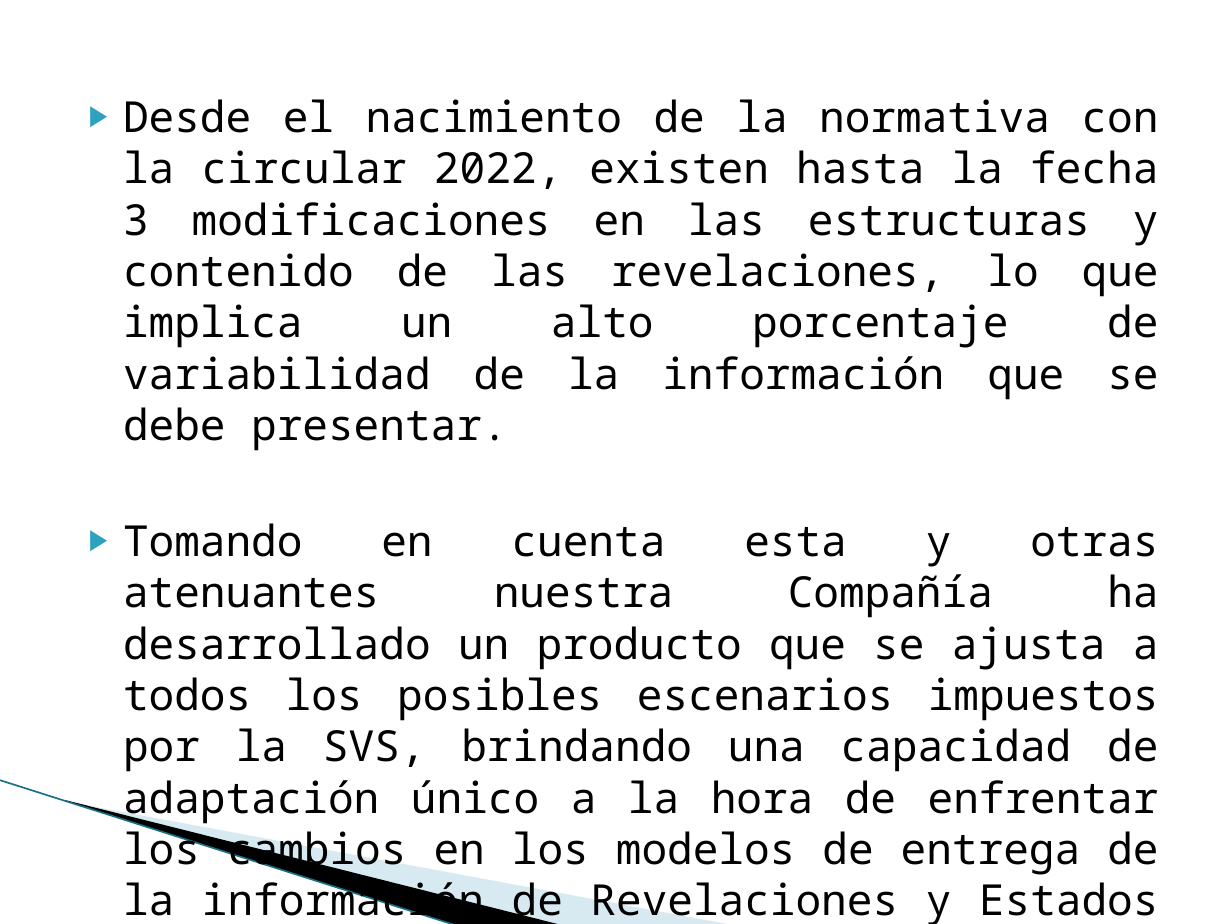
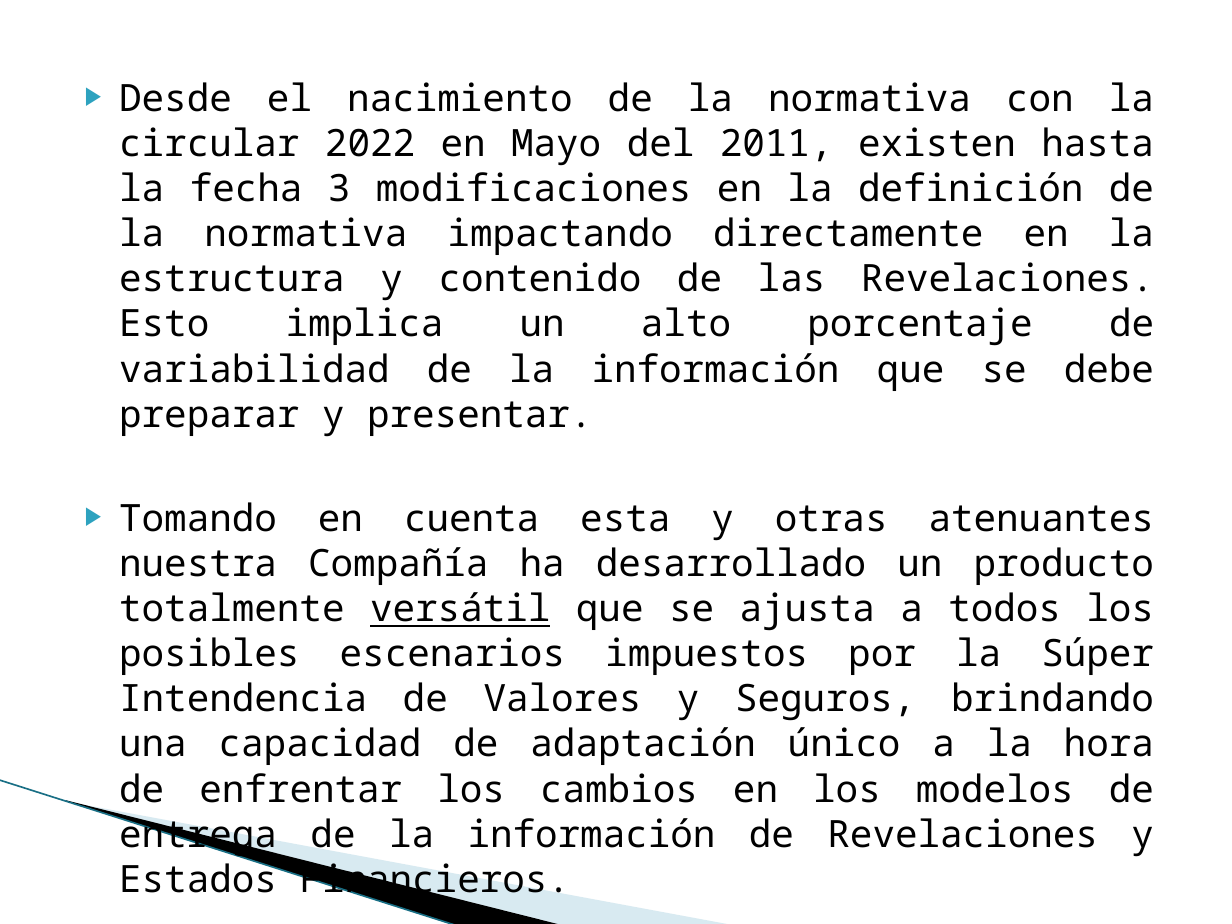
Before and after one commit to vicky1404/rev-ii, a slide deck: slide 3 of docs/comercial/brochure.pptx. Drawn at 1232x924 pixels with LibreOffice and Linux fonts; fonts in the diff are those of the drawing; background and template pictures are left out. Boxes give left, top, right and bottom in pixels: in the first picture for what was removed or moved away, otherwise in the second. Text is boxed around its words. In the diff, an @@ line names an element or a change of style, - is before the commit and + after.

```diff
--- a/docs/comercial/brochure.pptx
+++ b/docs/comercial/brochure.pptx
@@ text at bbox=[119, 82, 1154, 803]: text changed; size 25 to 22 pt @@
-▶ Desde el nacimiento de la normativa con la circular 2022, existen hasta la fecha 3 modificaciones en las estructuras y contenido de las revelaciones, lo que implica un alto porcentaje de variabilidad de la información que se debe presentar.
-▶ Tomando en cuenta esta y otras atenuantes nuestra Compañía ha desarrollado un producto que se ajusta a todos los posibles escenarios impuestos por la SVS, brindando una capacidad de adaptación único a la hora de enfrentar los cambios en los modelos de entrega de la información de Revelaciones y Estados Financieros.
+▶ Desde el nacimiento de la normativa con la circular 2022 en Mayo del 2011, existen hasta la fecha 3 modificaciones en la definición de la normativa impactando directamente en la estructura y contenido de las Revelaciones. Esto implica un alto porcentaje de variabilidad de la información que se debe preparar y presentar.
+▶ Tomando en cuenta esta y otras atenuantes nuestra Compañía ha desarrollado un producto totalmente versátil que se ajusta a todos los posibles escenarios impuestos por la Súper Intendencia de Valores y Seguros, brindando una capacidad de adaptación único a la hora de enfrentar los cambios en los modelos de entrega de la información de Revelaciones y Estados Financieros.
```
Also in this commit, not shown: 3 other slides changed.
